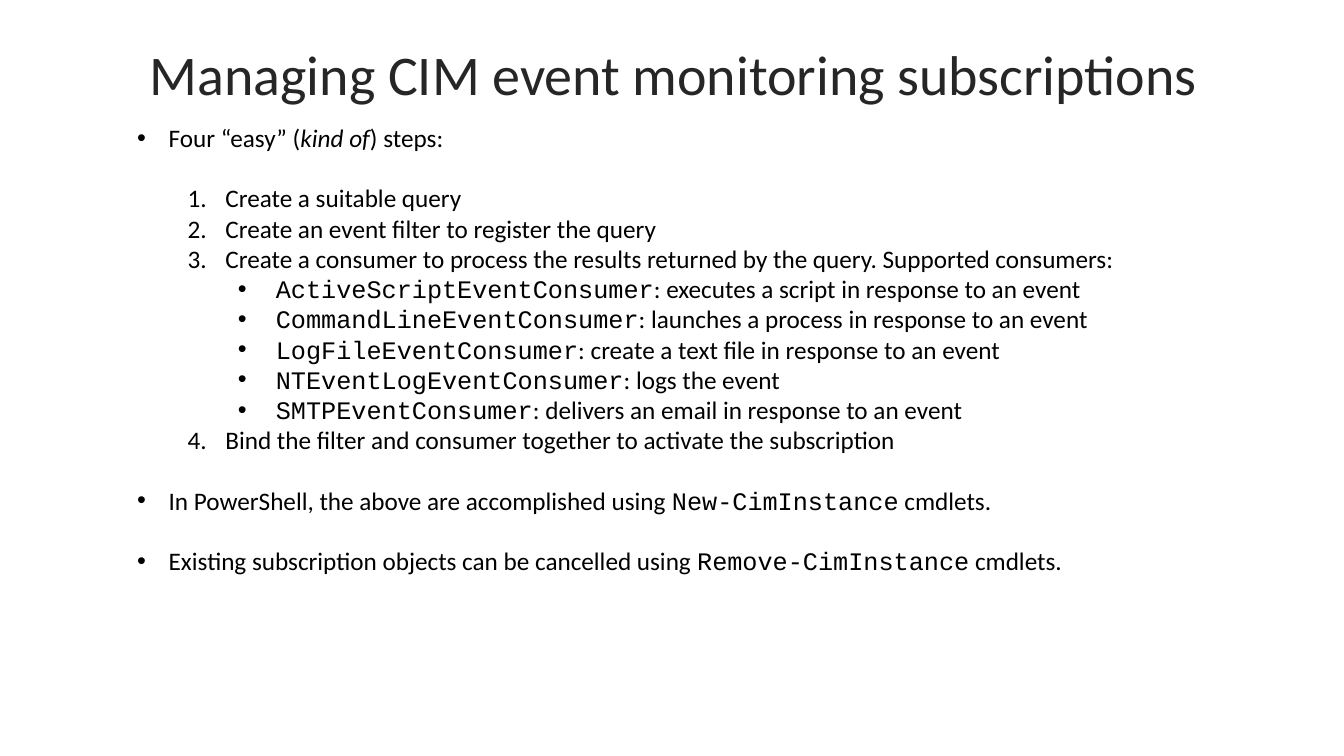
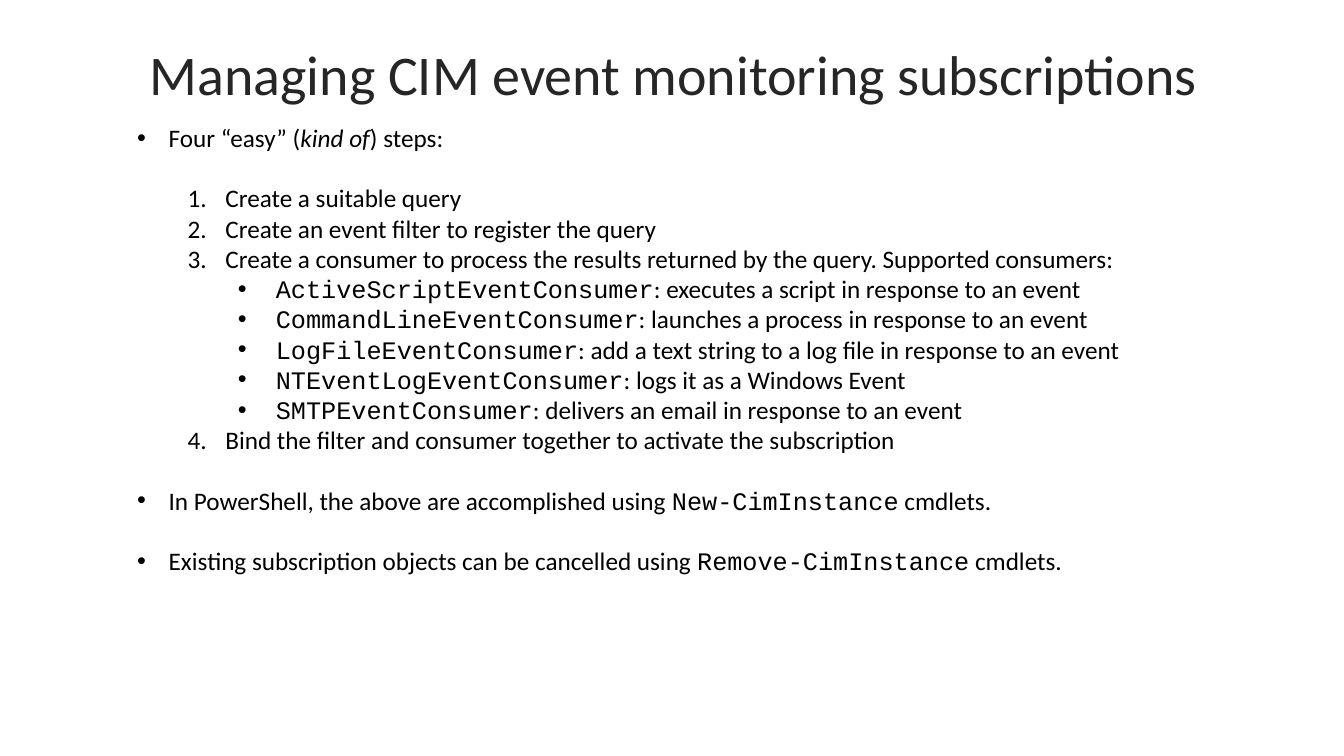
Before and after one commit to byui-cyber360/content, a slide deck: slide 4 of CYBER360-5.5-CIM-Event-Subscription.pptx. Drawn at 1344x756 pixels with LibreOffice and Linux fonts; fonts in the diff are those of the drawing. Boxes give left, top, right and bottom in pixels: in the first picture for what was removed or moved away, otherwise in the second. Text is boxed around its words. In the diff, an @@ line names an element or a change of style, - is before the commit and + after.

```diff
--- a/CYBER360-5.5-CIM-Event-Subscription.pptx
+++ b/CYBER360-5.5-CIM-Event-Subscription.pptx
@@ text at [276, 340, 1119, 395]: text changed @@
-    • LogFileEventConsumer: create a text file in response to an event
-    • NTEventLogEventConsumer: logs the event
+    • LogFileEventConsumer: add a text string to a log file in response to an event
+    • NTEventLogEventConsumer: logs it as a Windows Event
```
Also in this commit, not shown: 1 other slide changed, 13 other files.
